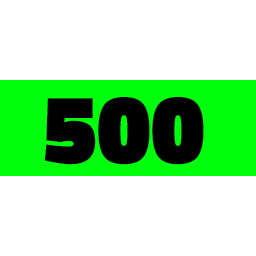
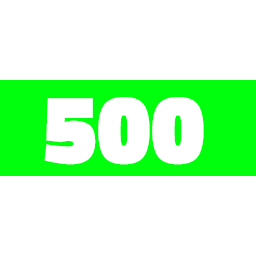
Two versions of the same layered image (256 × 256). Layer-by-layer changes:
painted on "500" over [44,97,204,165]
